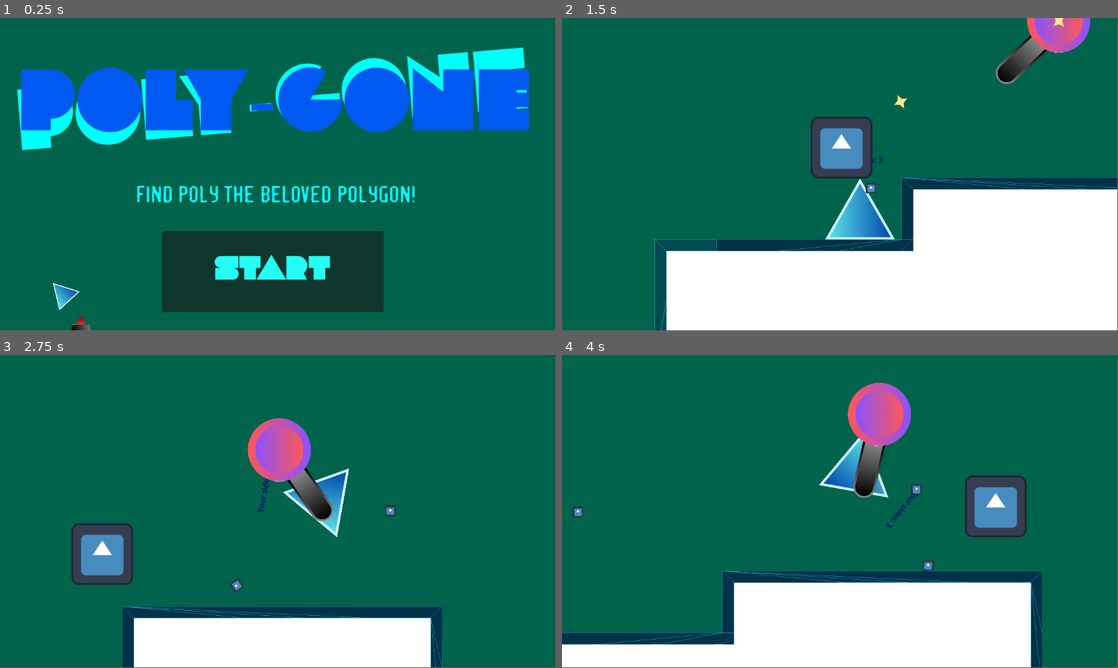
Above: before the commit, frames 1-4 (two rows, left to right).
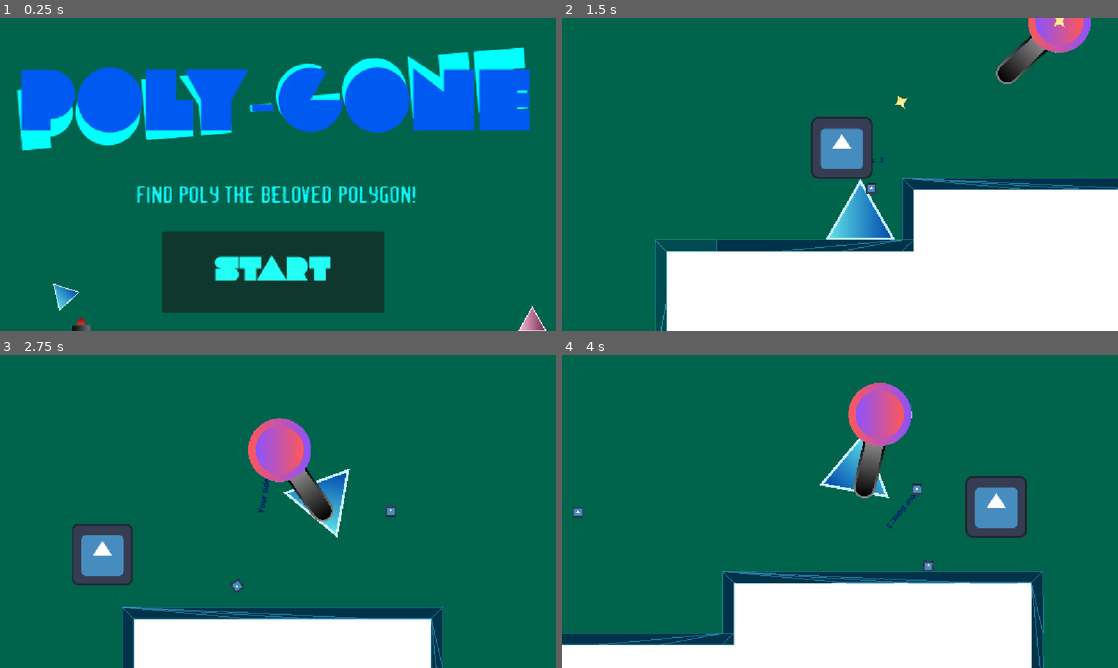
Above: after the commit, the same moments.

Repository: Eldragon126/Shapes
Game: Godot game, scene res://nodes/title_screen.tscn
Same seed, same stepped clock (60 frames per second), same inputs: the game is played once before the commit and once after it. The engine's default icon, where the game draws it, is replaced by a stand-in: a white triangle on a blue panel in a dark square.
Inputs (mouse positions are in pixels of both pictures, inside the frame that each line leads up to):
- Up to frame 1 (0.25 s): no input
- Up to frame 2 (1.5 s): click "Start" at 0.5 s; move the mouse to (862, 99) at 1.27 s; hold Right (ui_right) from 1.28 s (still down); click (862, 99) at 1.35 s
- Up to frame 3 (2.75 s): keep holding Right (ui_right); tap Space (jump) at 1.52, 2.27 s; move the mouse to (166, 527) at 2.02 s; click (166, 527) at 2.1 s
- Up to frame 4 (4 s): move the mouse to (895, 442) at 2.77 s; release Right (ui_right) at 2.78 s; hold Left (ui_left) 2.78-3.53 s; click (895, 442) at 2.85 s; move the mouse to (867, 589) at 3.52 s; hold Right (ui_right) from 3.53 s (still down); click (867, 589) at 3.6 s; tap Space (jump) at 3.77 s
In our replay, the window is 799x449 before the commit and 800x450 after it. These sizes can differ from the game's own. Grey fills any space a smaller window leaves; there, only what the larger window draws over its background counts as a difference.

The runs differ from the first frame. In frame 1, 3.1% of the frame differs, in the area x 3-99%, y 9-100%; in frame 2, 1.7%; in frame 3, 1.8%; in frame 4, 2.2%.

Commit message:
Adding Random Small Things
I should be doing economics... I keep getting distracted!

Diff:
--- a/nodes/title_screen.tscn
+++ b/nodes/title_screen.tscn
@@ -6,6 +6,7 @@
 [ext_resource type="Texture2D" uid="uid://bbljlgvam47q" path="res://assets/Player/Triangle.png" id="2_yykhi"]
 [ext_resource type="AudioStream" uid="uid://dc4ei57m10v54" path="res://assets/Soundtrack/TitleScreen.mp3" id="4_yykhi"]
 [ext_resource type="Texture2D" uid="uid://c1hypu6c0u4ml" path="res://assets/ButtonOn.png" id="6_20teu"]
+[ext_resource type="Texture2D" uid="uid://c7byajltyphor" path="res://assets/Player/POLYTHEPOLYGONE.png" id="7_4kdia"]
 
 [sub_resource type="Theme" id="Theme_yykhi"]
 default_font = ExtResource("1_ej4rx")
@@ -119,6 +120,8 @@
 &"ColorChangeTitle": SubResource("Animation_ej4rx"),
 &"RESET": SubResource("Animation_0ewjg")
 }
+
+[sub_resource type="ShaderMaterial" id="ShaderMaterial_ps8ly"]
 
 [node name="TitleScreen" type="Control"]
 layout_mode = 3
@@ -200,4 +203,10 @@
 scale = Vector2(0.1, 0.1)
 texture = ExtResource("6_20teu")
 
+[node name="Poly" type="Sprite2D" parent="."]
+material = SubResource("ShaderMaterial_ps8ly")
+position = Vector2(1103.0001, 622.00006)
+scale = Vector2(0.1, 0.1)
+texture = ExtResource("7_4kdia")
+
 [connection signal="pressed" from="Start" to="." method="_on_start_pressed"]
--- a/project.godot
+++ b/project.godot
@@ -13,12 +13,19 @@
 config/name="Shapes Metroidvania Game Jam Entry"
 run/main_scene="uid://bptb2bnr0r4t8"
 config/features=PackedStringArray("4.5", "Forward Plus")
-boot_splash/image="uid://l2m61hxhpvr1"
+boot_splash/bg_color=Color(8.1822276e-07, 0.28495723, 0.2447922, 1)
+boot_splash/image="uid://thwp3iatqkq1"
 config/icon="res://icon.svg"
 
 [autoload]
 
 PlayerManager="*res://PlayerManager.gd"
+
+[display]
+
+window/size/mode=2
+window/stretch/mode="canvas_items"
+mouse_cursor/custom_image="uid://ra1vqg04b8ax"
 
 [global_group]
 
Binary file added: assets/GlitchedOutTriangle.PNG
Not shown, added: assets/GlitchedOutTriangle.PNG.import
Binary file added: assets/MOUSE.png
Not shown, added: assets/MOUSE.png.import
Binary file added: assets/Player/POLYTHEPOLYGONE.png
Not shown, added: assets/Player/POLYTHEPOLYGONE.png.import
Not shown: 1 places in nodes/title_screen.tscn that only renumber resources
